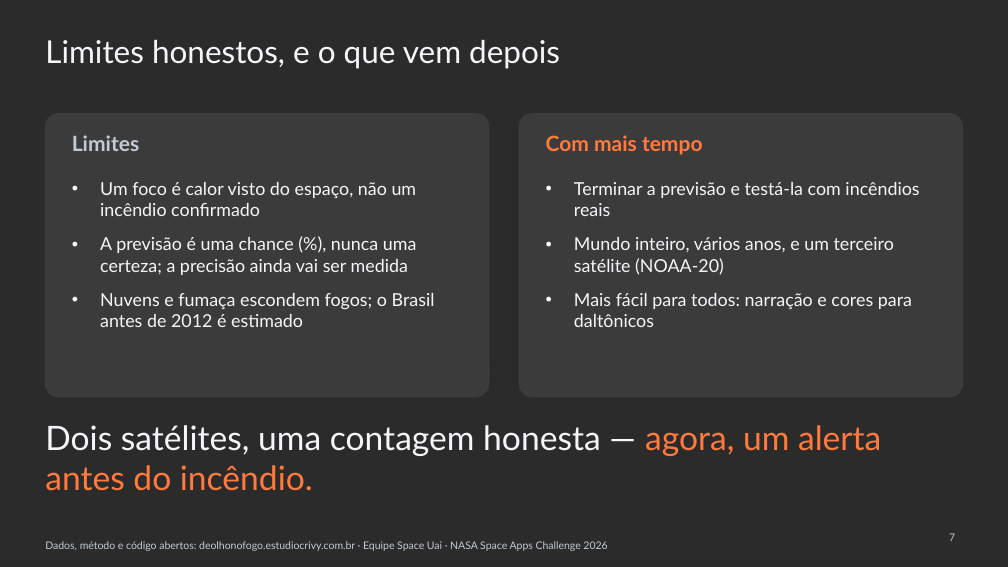
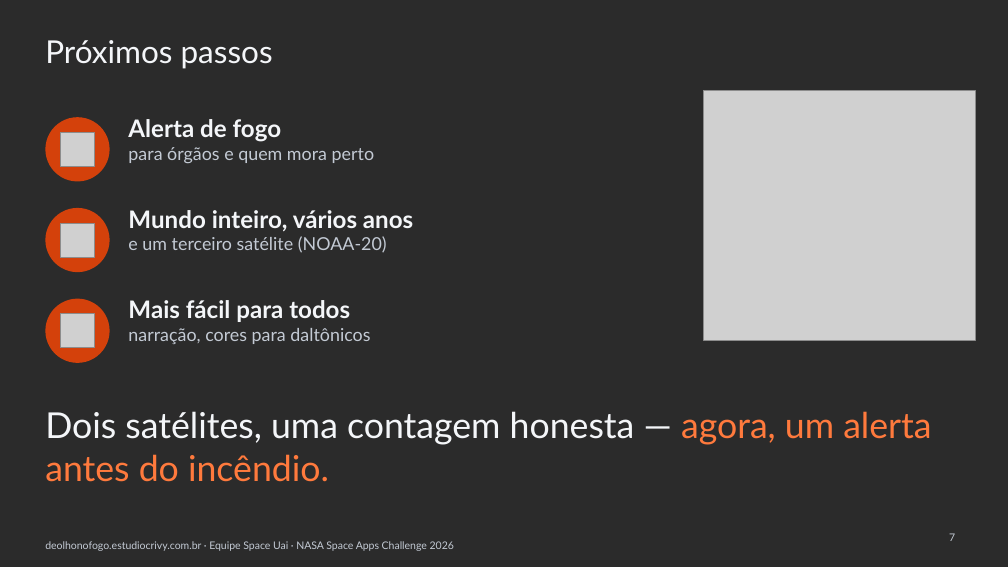
Before and after one commit to WednyFernandes/de-olho-no-fogo, a slide deck: slide 7 of public/apresentacao/de-olho-no-fogo-space-apps-2026-pt.pptx. Drawn at 1008x567 pixels with LibreOffice and Linux fonts; fonts in the diff are those of the drawing; grey boxes stand for pictures; background and template pictures are left out; a plain dark background stands for a picture behind light text. Boxes give left, top, right and bottom in pixels: in the first picture for what was removed or moved away, otherwise in the second. Text is boxed around its words. In the diff, an @@ line names an element or a change of style, - is before the commit and + after.

```diff
--- a/public/apresentacao/de-olho-no-fogo-space-apps-2026-pt.pptx
+++ b/public/apresentacao/de-olho-no-fogo-space-apps-2026-pt.pptx
@@ title at <box>45,40,273,69</box>: text changed @@
-Limites honestos, e o que vem depois
+Próximos passos
@@ rounded rectangle removed at <box>45,113,489,397</box> @@
@@ ellipse added at <box>45,117,110,181</box>, fill #D4410B @@
@@ text added at <box>128,119,374,163</box>, 17 pt, text #C3CAD4 @@
+Alerta de fogo
+para órgãos e quem mora perto
@@ rounded rectangle removed at <box>520,113,963,397</box> @@
@@ picture added at <box>703,91,975,340</box> @@
@@ picture added at <box>60,132,95,166</box> @@
@@ text removed at <box>72,135,139,151</box> @@
-Limites
@@ text removed at <box>546,135,703,155</box> @@
-Com mais tempo
@@ ellipse added at <box>45,208,110,272</box>, fill #D4410B @@
@@ text removed at <box>100,182,435,327</box> @@
-• Um foco é calor visto do espaço, não um incêndio confirmado
-• A previsão é uma chance (%), nunca uma certeza; a precisão ainda vai ser medida
-• Nuvens e fumaça escondem fogos; o Brasil antes de 2012 é estimado
@@ text removed at <box>574,182,919,327</box> @@
-• Terminar a previsão e testá-la com incêndios reais
-• Mundo inteiro, vários anos, e um terceiro satélite (NOAA-20)
-• Mais fácil para todos: narração e cores para daltônicos
@@ picture added at <box>60,223,95,257</box> @@
@@ text added at <box>128,210,413,253</box>, 17 pt, text #C3CAD4 @@
+Mundo inteiro, vários anos
+e um terceiro satélite (NOAA-20)
@@ ellipse added at <box>45,299,110,363</box>, fill #D4410B @@
@@ picture added at <box>60,314,95,348</box> @@
@@ text added at <box>128,300,370,344</box>, 17 pt, text #C3CAD4 @@
+Mais fácil para todos
+narração, cores para daltônicos
@@ text "Dois satélites, uma contagem honesta ...": place and size @@
-text "Dois satélites, uma contagem honesta ..." at <box>45,425,881,491</box>
+text "Dois satélites, uma contagem honesta ..." at <box>45,411,931,482</box>
@@ text "Dois satélites, uma contagem honesta ..." at <box>45,411,931,482</box>: size 32 to 34 pt @@
@@ text at <box>45,541,454,551</box>: text changed @@
-Dados, método e código abertos: deolhonofogo.estudiocrivy.com.br · Equipe Space Uai · NASA Space Apps Challenge 2026
+deolhonofogo.estudiocrivy.com.br · Equipe Space Uai · NASA Space Apps Challenge 2026
```
Also in this commit, not shown: 3 other slides changed, 3 slides added, 3 slides removed, 8 other files.
